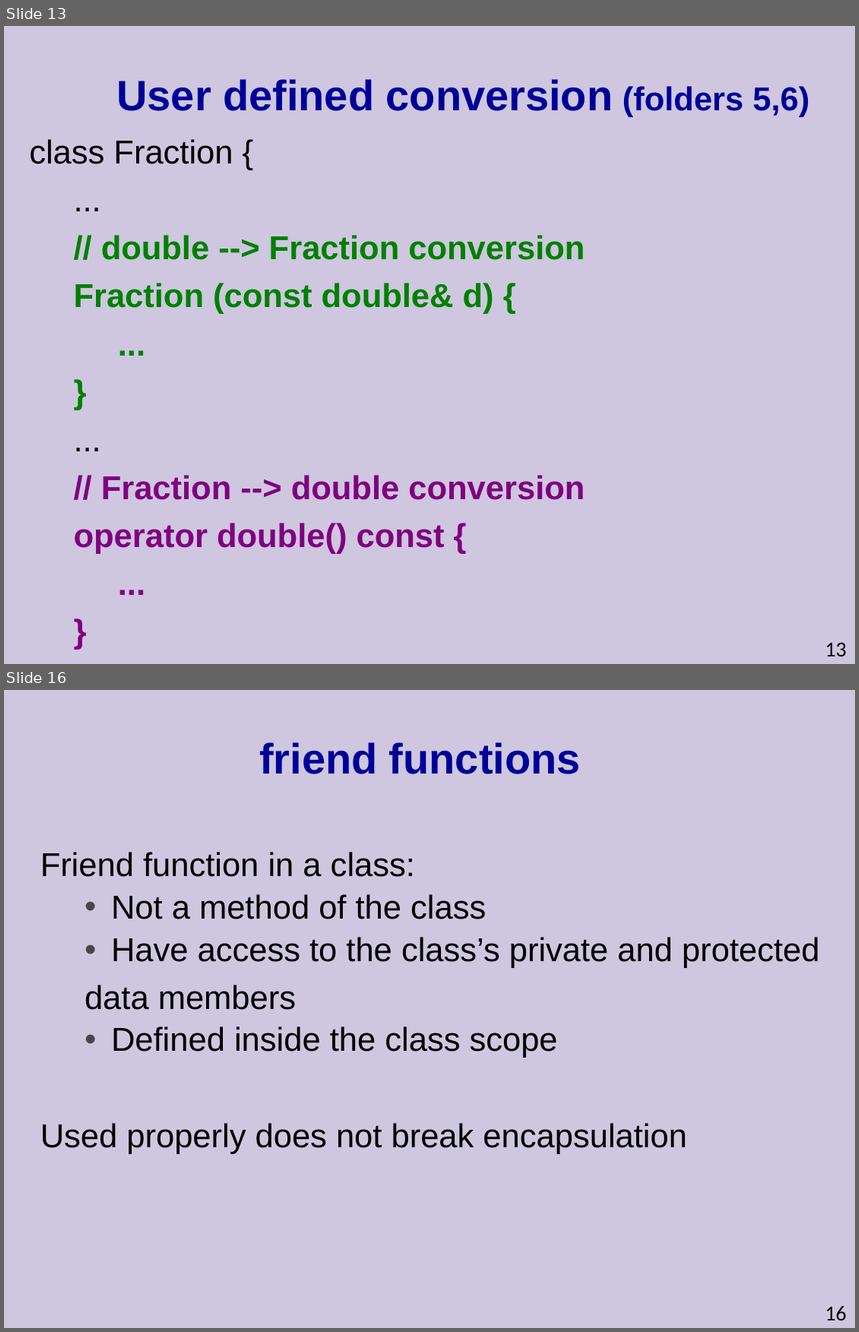
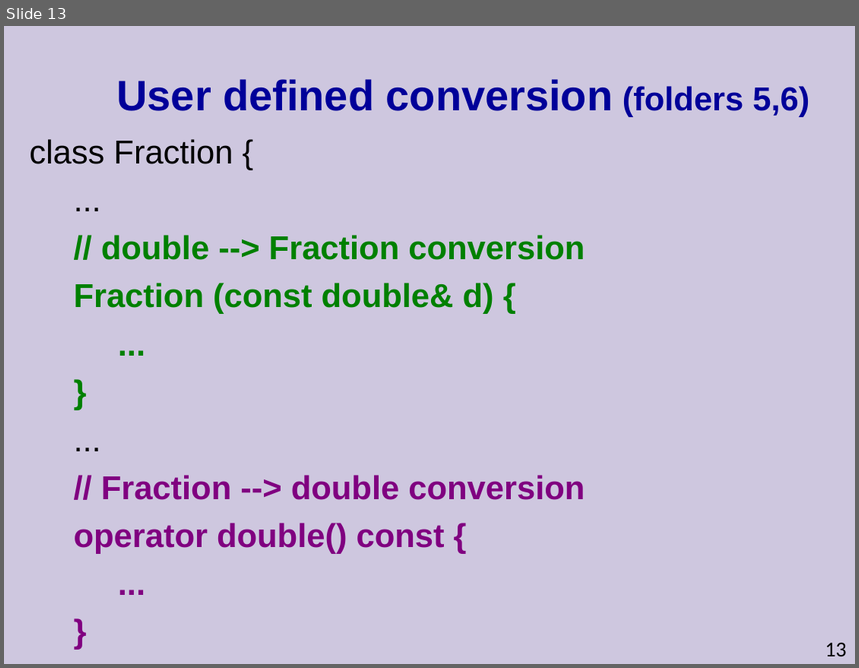
Before and after one commit to cpp-at-ariel/cpp-5779, a slide deck: week05-copy-friend/slides.odp. Shown one above the other, each under a label of ours: slides 13 and 16 before the commit, slide 13 after it; the slides between them are not shown. The pictures are 859x1332 and 859x668 pixels, drawn with LibreOffice and Linux fonts; fonts in the diff are those of the drawing. Boxes give left, top, right and bottom in pixels: in the first picture for what was removed or moved away, otherwise in the second. Text is boxed around its words. In the diff, an @@ line names an element or a change of style, - is before the commit and + after.

```diff
--- a/week05-copy-friend/slides.odp
+++ b/week05-copy-friend/slides.odp
@@ slide 16 removed at (4, 690, 855, 1328), background #CEC7DF @@
@@ title removed at (259, 742, 581, 774) @@
-friend functions
@@ text removed at (40, 852, 819, 1154) @@
-Friend function in a class:
-  • Not a method of the class
-  • Have access to the class’s private and protected
-data members
-  • Defined inside the class scope
-Used properly does not break encapsulation
@@ page number removed at (826, 1306, 847, 1322) @@
-16
```
Also in this commit, not shown: 1 slide changed, 5 other slides removed, 20 other files.
